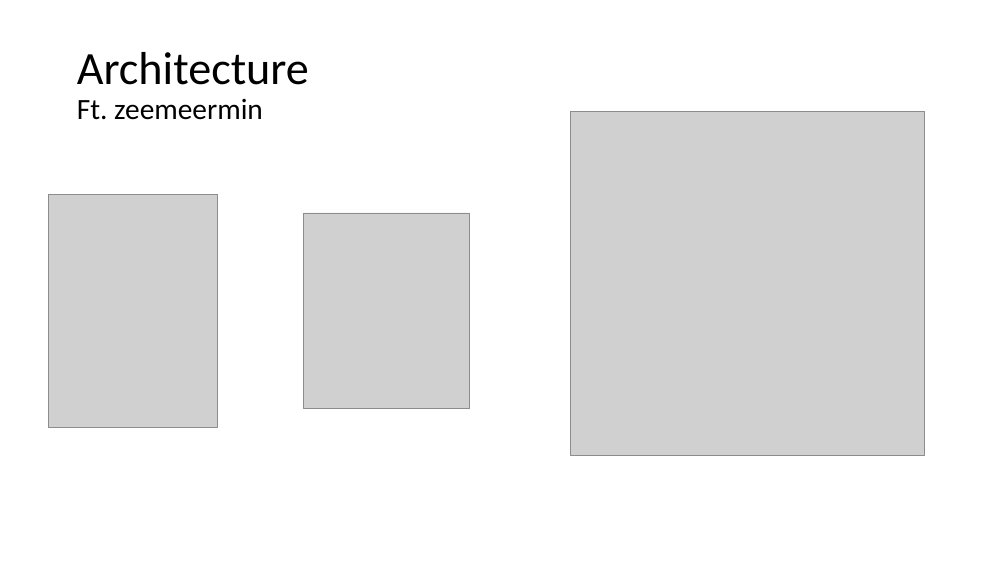
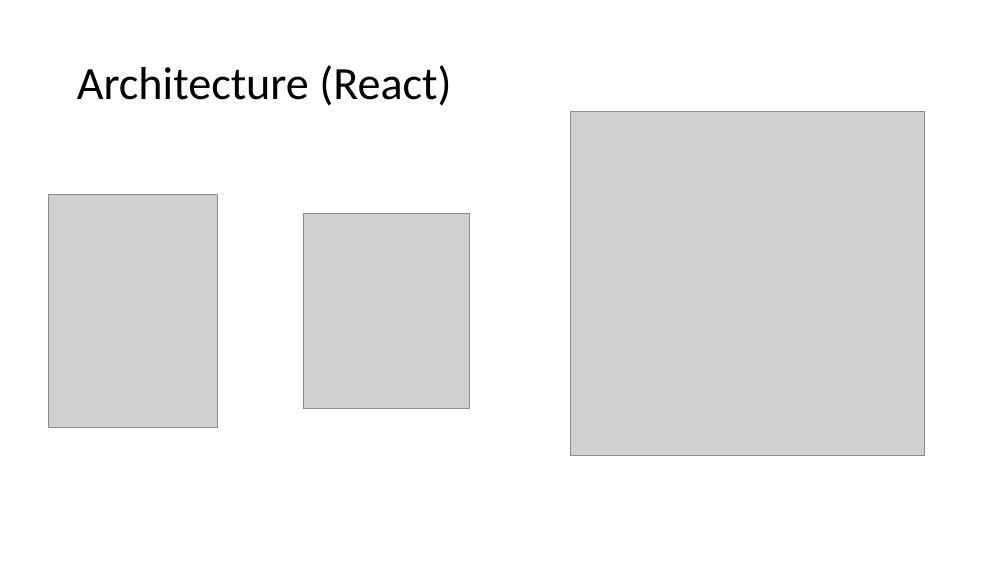
Before and after one commit to FloorWieringa/Individueel-Project-Sogyo, a slide deck: slide 3 of Sogyo IP.pptx. Drawn at 1008x567 pixels with LibreOffice and Linux fonts; fonts in the diff are those of the drawing; grey boxes stand for pictures. Boxes give left, top, right and bottom in pixels: in the first picture for what was removed or moved away, otherwise in the second. Text is boxed around its words. In the diff, an @@ line names an element or a change of style, - is before the commit and + after.

```diff
--- a/Sogyo IP.pptx
+++ b/Sogyo IP.pptx
@@ title at [77, 65, 451, 105]: text changed; size 28 to 44 pt @@
-Architecture
-Ft. zeemeermin
+Architecture (React)
```
Also in this commit, not shown: 2 other slides changed, 2 slides added, 1 slide removed, 2 other files.
